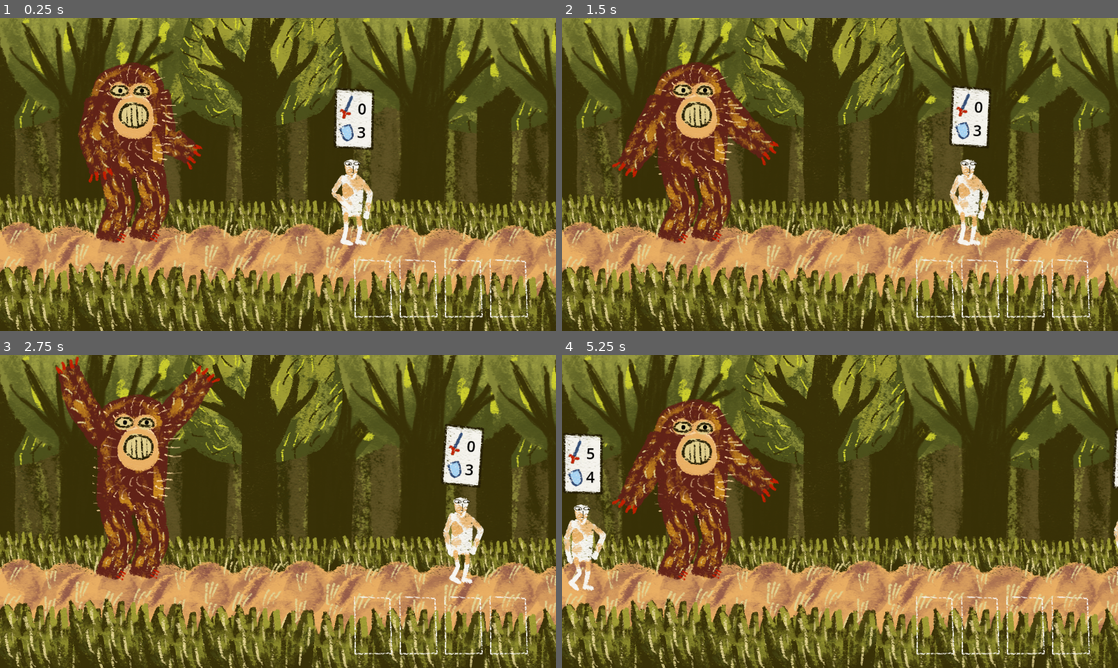
Above: before the commit, frames 1-4 (two rows, left to right).
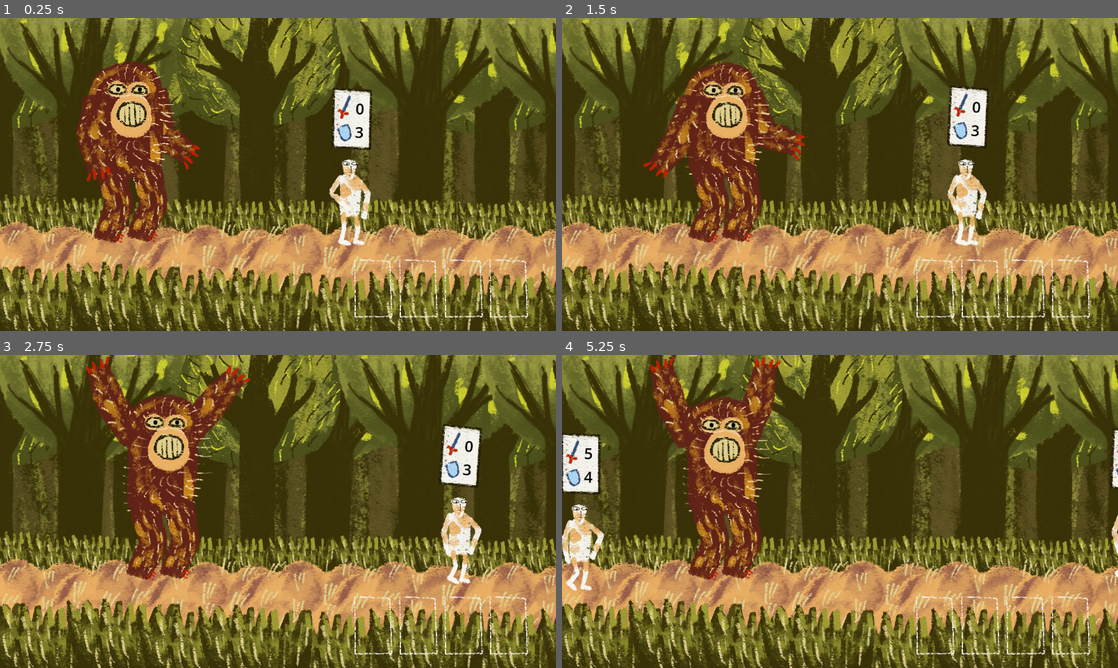
Above: after the commit, the same moments.

Repository: fguillen/The-Forest-Monster-and-the-Cards-Championship
Game: Godot game, scene res://testing/forest.tscn
Same seed, same stepped clock (60 frames per second), same inputs: the game is played once before the commit and once after it.
Inputs (mouse positions are in pixels of both pictures, inside the frame that each line leads up to):
- Up to frame 1 (0.25 s): no input
- Up to frame 2 (1.5 s): tap Enter (ui_accept) at 0.5, 0.6, 0.77, 1.07, 1.35 s; move the mouse to (962, 158) at 0.52 s; hold Right (ui_right) 0.53-1.28 s; click (962, 158) at 0.67 s; move the mouse to (728, 190) at 1.27 s; hold Down (ui_down) from 1.28 s (still down)
- Up to frame 3 (2.75 s): tap Enter (ui_accept) at 1.52, 1.82, 2.1 s; move the mouse to (333, 442) at 2.02 s; release Down (ui_down) at 2.03 s; hold Right (ui_right) from 2.03 s (still down)
- Up to frame 4 (5.25 s): move the mouse to (812, 574) at 2.77 s; release Right (ui_right) at 2.78 s; hold Up (ui_up) 2.78-3.53 s; tap Enter (ui_accept) at 2.85, 3.02, 3.32, 3.6, 3.77, 4.07, 4.35, 4.52, 4.82, 5.1 s; click (812, 574) at 2.92 s; move the mouse to (1006, 558) at 3.52 s; hold Left (ui_left) 3.53-5.03 s; move the mouse to (673, 464) at 4.27 s; move the mouse to (867, 511) at 5.02 s; hold Down (ui_down) from 5.03 s (still down); click (867, 511) at 5.17 s

The runs differ from the first frame. In frame 1, 31% of the frame differs, in the area x 0-100%, y 0-100%; in frame 2, 37%; in frame 3, 37%; in frame 4, 37%.

Commit message:
Fixing animatinos?

Diff:
--- a/actors/monster_riggid_3.gd
+++ b/actors/monster_riggid_3.gd
@@ -5,9 +5,12 @@
 @export var acceleration := 50.0
 
 @onready var animation_player: AnimationPlayer = $AnimationPlayer
+@onready var visuals: CanvasItem = $Visuals
+@onready var visuals_hidden: CanvasItem = $VisualsHidden
 
 
 var _state := "idle"
+var _hidden := true
 var _direction := 0.0
 
 func _ready():
@@ -33,28 +36,40 @@
 
 	# Unhide
 	if Input.is_action_just_pressed("ui_down"):
-		_set_state_idle()
+		_set_state_unhidden()
 
 	# Scare
-	if Input.is_action_just_pressed("ui_accept"):
-		_set_state_scare()
-
-
+	if not _hidden:
+		if Input.is_action_just_pressed("ui_accept"):
+			_set_state_scare()
 
 
 func _set_state_hidden():
-	_state = "hidden"
-#	animation_player.play("hidden")
+	_hidden = true
+	visuals.visible = false
+	visuals_hidden.visible = true
+
+
+func _set_state_unhidden():
+	_hidden = false
+	visuals.visible = true
+	visuals_hidden.visible = false
 
 
 func _set_state_idle():
 	_state = "idle"
-	animation_player.play("idle")
+	if _hidden:
+		animation_player.play("idle_hidden")
+	else:
+		animation_player.play("idle")
 
 
 func _set_state_walk():
 	_state = "walk"
-	animation_player.play("walk")
+	if _hidden:
+		animation_player.play("walk_hidden")
+	else:
+		animation_player.play("walk")
 
 
 func _set_state_scare():
--- a/actors/monster_riggid_3.tscn
+++ b/actors/monster_riggid_3.tscn
@@ -8,6 +8,7 @@
 [ext_resource type="Texture2D" uid="uid://c0c3o7mckqsey" path="res://assets/monster_parts/monster_leg_left.png" id="5_hkef2"]
 [ext_resource type="Texture2D" uid="uid://cn0q77jq5rsgv" path="res://assets/monster_parts/monster_leg_right.png" id="6_2hjfb"]
 [ext_resource type="PackedScene" uid="uid://ddy4qet74njq3" path="res://actors/monster_eye.tscn" id="8_3d5bx"]
+[ext_resource type="Texture2D" uid="uid://eu8diidae1j0" path="res://assets/monster_parts/monster_face_hidden.png" id="9_chbjv"]
 
 [sub_resource type="RectangleShape2D" id="RectangleShape2D_1rinp"]
 size = Vector2(147, 284)
@@ -118,6 +119,30 @@
 "transitions": PackedFloat32Array(1),
 "update": 1,
 "values": [true]
+}
+tracks/8/type = "value"
+tracks/8/imported = false
+tracks/8/enabled = true
+tracks/8/path = NodePath("VisualsHidden:position")
+tracks/8/interp = 1
+tracks/8/loop_wrap = true
+tracks/8/keys = {
+"times": PackedFloat32Array(0),
+"transitions": PackedFloat32Array(1),
+"update": 0,
+"values": [Vector2(0, 0)]
+}
+tracks/9/type = "value"
+tracks/9/imported = false
+tracks/9/enabled = true
+tracks/9/path = NodePath("VisualsHidden:rotation")
+tracks/9/interp = 1
+tracks/9/loop_wrap = true
+tracks/9/keys = {
+"times": PackedFloat32Array(0),
+"transitions": PackedFloat32Array(1),
+"update": 0,
+"values": [0.0]
 }
 
 [sub_resource type="Animation" id="Animation_mur5k"]
@@ -195,6 +220,23 @@
 "transitions": PackedFloat32Array(1, 1, 1),
 "update": 0,
 "values": [Vector2(-1, -67), Vector2(-1, -49), Vector2(-1, -67)]
+}
+
+[sub_resource type="Animation" id="Animation_8w6g1"]
+resource_name = "idle_hidden"
+length = 1.8
+loop_mode = 1
+tracks/0/type = "value"
+tracks/0/imported = false
+tracks/0/enabled = true
+tracks/0/path = NodePath("VisualsHidden:position")
+tracks/0/interp = 2
+tracks/0/loop_wrap = true
+tracks/0/keys = {
+"times": PackedFloat32Array(0, 0.334458, 0.417863, 0.9, 1.8),
+"transitions": PackedFloat32Array(1, 1, 1, 1, 1),
+"update": 0,
+"values": [Vector2(0, 0), Vector2(0, -4), Vector2(-0.779497, -5.45648), Vector2(-1, -7), Vector2(0, 0)]
 }
 
 [sub_resource type="Animation" id="Animation_yhfqt"]
@@ -325,12 +367,43 @@
 "values": [Vector2(369, 430), Vector2(383, 401), Vector2(421, 412), Vector2(436, 433)]
 }
 
+[sub_resource type="Animation" id="Animation_ad8x2"]
+resource_name = "walk_hidden"
+length = 0.4
+loop_mode = 1
+tracks/0/type = "value"
+tracks/0/imported = false
+tracks/0/enabled = true
+tracks/0/path = NodePath("VisualsHidden:position")
+tracks/0/interp = 2
+tracks/0/loop_wrap = true
+tracks/0/keys = {
+"times": PackedFloat32Array(0, 0.2, 0.4),
+"transitions": PackedFloat32Array(1, 1, 1),
+"update": 0,
+"values": [Vector2(0, 0), Vector2(-1, -16), Vector2(0, 0)]
+}
+tracks/1/type = "value"
+tracks/1/imported = false
+tracks/1/enabled = true
+tracks/1/path = NodePath("VisualsHidden:rotation")
+tracks/1/interp = 2
+tracks/1/loop_wrap = true
+tracks/1/keys = {
+"times": PackedFloat32Array(0, 0.2, 0.4),
+"transitions": PackedFloat32Array(1, 1, 1),
+"update": 0,
+"values": [0.0, 0.0349066, 0.0]
+}
+
 [sub_resource type="AnimationLibrary" id="AnimationLibrary_axk63"]
 _data = {
 "RESET": SubResource("Animation_a5btl"),
 "idle": SubResource("Animation_mur5k"),
+"idle_hidden": SubResource("Animation_8w6g1"),
 "scare": SubResource("Animation_yhfqt"),
-"walk": SubResource("Animation_kj2n8")
+"walk": SubResource("Animation_kj2n8"),
+"walk_hidden": SubResource("Animation_ad8x2")
 }
 
 [sub_resource type="SkeletonModification2DCCDIK" id="SkeletonModification2DCCDIK_pkamm"]
@@ -518,11 +591,11 @@
 modification_stack = SubResource("SkeletonModificationStack2D_a8751")
 
 [node name="Hip" type="Bone2D" parent="Visuals/Polygons/Skeleton2D"]
-position = Vector2(343, 285)
+position = Vector2(339, 276)
 rest = Transform2D(1, 0, 0, 1, 339, 276)
 
 [node name="Chest" type="Bone2D" parent="Visuals/Polygons/Skeleton2D/Hip"]
-position = Vector2(2, -66)
+position = Vector2(-1, -67)
 rest = Transform2D(1, 0, 0, 1, -1, -67)
 
 [node name="Head" type="Bone2D" parent="Visuals/Polygons/Skeleton2D/Hip/Chest"]
@@ -549,6 +622,7 @@
 rotation = -1.40045
 scale = Vector2(0.999986, 0.999986)
 rest = Transform2D(0.993538, 0.113377, -0.113377, 0.993538, -74, -86)
+metadata/_local_pose_override_enabled_ = true
 
 [node name="ForeArmRight" type="Bone2D" parent="Visuals/Polygons/Skeleton2D/Hip/Chest/ArmRight"]
 position = Vector2(-83.0036, 3.00098)
@@ -557,6 +631,7 @@
 auto_calculate_length_and_angle = false
 length = 60.0
 bone_angle = -180.0
+metadata/_local_pose_override_enabled_ = true
 
 [node name="TipArmRight" type="Node2D" parent="Visuals/Polygons/Skeleton2D/Hip/Chest/ArmRight/ForeArmRight"]
 position = Vector2(-113, 7)
@@ -566,6 +641,7 @@
 rotation = 1.19121
 scale = Vector2(0.999966, 0.999966)
 rest = Transform2D(0.999687, -0.023786, 0.023786, 0.999687, 60, -91)
+metadata/_local_pose_override_enabled_ = true
 
 [node name="ForeArmLeft" type="Bone2D" parent="Visuals/Polygons/Skeleton2D/Hip/Chest/ArmLeft"]
 position = Vector2(80.0023, -4.00093)
@@ -575,6 +651,7 @@
 auto_calculate_length_and_angle = false
 length = 60.0
 bone_angle = 0.0
+metadata/_local_pose_override_enabled_ = true
 
 [node name="TipArmLeft" type="Node2D" parent="Visuals/Polygons/Skeleton2D/Hip/Chest/ArmLeft/ForeArmLeft"]
 position = Vector2(68, 0)
@@ -583,6 +660,7 @@
 position = Vector2(-37, 17)
 rotation = 0.205798
 rest = Transform2D(0.978898, 0.204348, -0.204348, 0.978898, -37, 17)
+metadata/_local_pose_override_enabled_ = true
 
 [node name="CalfRight" type="Bone2D" parent="Visuals/Polygons/Skeleton2D/Hip/LegRight"]
 position = Vector2(13, 72.0002)
@@ -591,6 +669,7 @@
 auto_calculate_length_and_angle = false
 length = 60.0
 bone_angle = 100.0
+metadata/_local_pose_override_enabled_ = true
 
 [node name="TipLegRight" type="Node2D" parent="Visuals/Polygons/Skeleton2D/Hip/LegRight/CalfRight"]
 position = Vector2(-3, 59)
@@ -602,6 +681,7 @@
 rotation = 0.25632
 scale = Vector2(0.999999, 0.999999)
 rest = Transform2D(0.967329, 0.253522, -0.253522, 0.967329, 44, 13)
+metadata/_local_pose_override_enabled_ = true
 
 [node name="CalfLeft" type="Bone2D" parent="Visuals/Polygons/Skeleton2D/Hip/LegLeft"]
 position = Vector2(13.0001, 72.0002)
@@ -610,6 +690,7 @@
 auto_calculate_length_and_angle = false
 length = 60.0
 bone_angle = 100.0
+metadata/_local_pose_override_enabled_ = true
 
 [node name="TipLegLeft" type="Node2D" parent="Visuals/Polygons/Skeleton2D/Hip/LegLeft/CalfLeft"]
 position = Vector2(-6, 63)
@@ -617,19 +698,39 @@
 scale = Vector2(0.999893, 0.999893)
 
 [node name="TargetArmLeft" type="Node2D" parent="Visuals"]
-position = Vector2(454, 267)
+position = Vector2(427.695, 261.97)
 
 [node name="TargetArmRight" type="Node2D" parent="Visuals"]
-position = Vector2(239, 370)
+position = Vector2(19, 97)
 
 [node name="TargetLegRight" type="Node2D" parent="Visuals"]
-position = Vector2(294, 432)
+position = Vector2(297, 477)
 
 [node name="TargetLegLeft" type="Node2D" parent="Visuals"]
-position = Vector2(369, 430)
+position = Vector2(370, 456)
+
+[node name="VisualsHidden" type="Node2D" parent="."]
+z_index = -10
+
+[node name="Face" type="Sprite2D" parent="VisualsHidden"]
+position = Vector2(9, -276)
+texture = ExtResource("9_chbjv")
+
+[node name="MonsterEye" parent="VisualsHidden/Face" instance=ExtResource("8_3d5bx")]
+position = Vector2(-28, 3)
+
+[node name="MonsterEye2" parent="VisualsHidden/Face" instance=ExtResource("8_3d5bx")]
+position = Vector2(24, 3)
+
+[node name="PaseantLimitLeft" parent="VisualsHidden/Face/MonsterEye2" index="3"]
+position = Vector2(-61, 214)
+
+[node name="PaseantsSensor" parent="VisualsHidden/Face/MonsterEye2" index="5"]
+position = Vector2(-52, 0)
 
 [connection signal="body_entered" from="ScareArea2D" to="." method="_on_scare_area_2d_body_entered"]
 [connection signal="body_entered" from="PickArea2D" to="." method="_on_pick_area_2d_body_entered"]
 [connection signal="animation_finished" from="AnimationPlayer" to="." method="_on_animation_player_animation_finished"]
 
 [editable path="Visuals/Polygons/Skeleton2D/Hip/Chest/Head/MonsterEyeLeft"]
+[editable path="VisualsHidden/Face/MonsterEye2"]
--- a/testing/forest.tscn
+++ b/testing/forest.tscn
@@ -16,10 +16,11 @@
 size = Vector2(2445, 160)
 
 [node name="Forest" type="Node2D"]
-position = Vector2(311, 143)
+position = Vector2(306, 143)
 script = ExtResource("1_qdmn8")
 
-[node name="Sprite2D" type="Sprite2D" parent="."]
+[node name="Background" type="Sprite2D" parent="."]
+z_index = -100
 position = Vector2(516, 169)
 texture = ExtResource("1_lvy1g")
 
Not shown: 1 places in actors/monster_riggid_3.tscn that only renumber resources
Binary file added: assets/monster_parts/monster_face_hidden.png
Not shown, added: assets/monster_parts/monster_face_hidden.png.import
